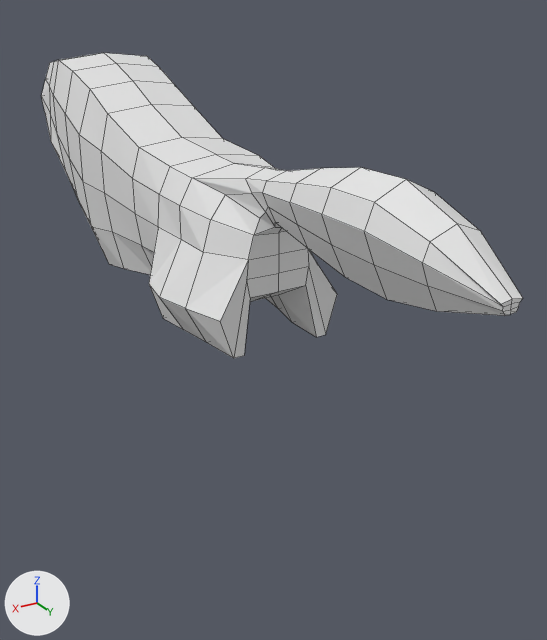
The Blender file Toys/10Min_mine/2025_04/0409_AnimalBase.blend, before and after one commit.
Rendered twice from a camera (50 mm lens) standing at (3.86, 8.24, 3.25) and looking at (-0.46, 1.03, -0.36). Lighting does not change. The marker at lower left points along +X, +Y and +Z. Mesh edges are drawn as thin lines.

The older version as bpy lines, for what is in view:
```python
me_cube = bpy.data.meshes.new('Cube')
me_cube.from_pydata(...)  # 135 vertices, 113 faces; spans x 0.0..0.98, y -1.0..7.91, z -2.04..0.85
ob_cube = bpy.data.objects.new('Cube', me_cube)
ob_cube.location = (0.0, -2.95, 1.62)
_m = ob_cube.modifiers.new('Mirror', 'MIRROR')
_m.use_clip = True
```
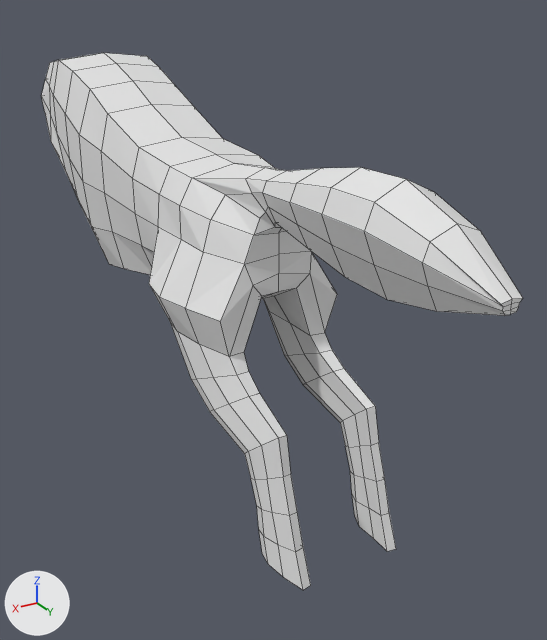
Commit message: Extrude from base

Edits to the bpy script that builds the scene:
```text
Change me_cube:
    used by ob_cube; location = (0.0, -2.95, 1.62)
    remove me_cube.from_pydata(...)  # 135 vertices, 113 faces; spans x 0.0..0.98, y -1.0..7.91, z -2.04..0.85
    add me_cube.from_pydata(...)  # 191 vertices, 166 faces; spans x 0.0..0.98, y -1.0..7.91, z -3.8..0.85
    me_cube part 1
    3 faces are deleted
    15 vertices move from x 0.29..0.78, y 3.5..4.92, z -1.84..-0.82 to x 0.21..0.8, y 3.38..4.93, z -1.84..-0.86
    56 vertices are added at x 0.43..0.76, y 4.13..6.31, z -3.8..-1.98
    56 new faces join them
```

What differs and where, as boxes [x1, y1, x2, y2] in the pictures (547 x 640 px):
'Cube', reshaped (76% taller): before [41, 53, 523, 358]; after [41, 53, 523, 590]
part 1 of me_cube, built on: before [135, 214, 337, 358]; after [135, 214, 396, 590]
